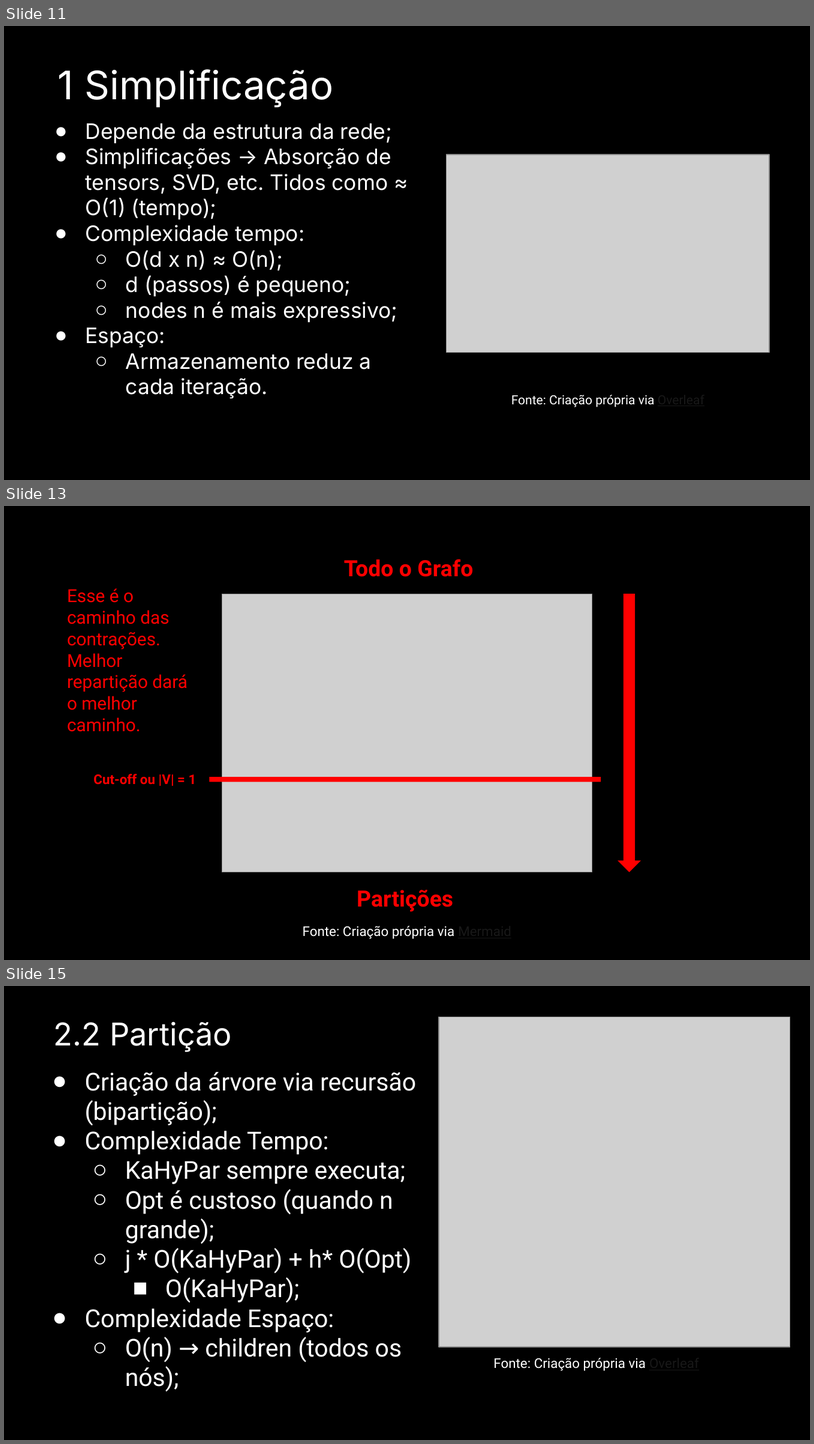
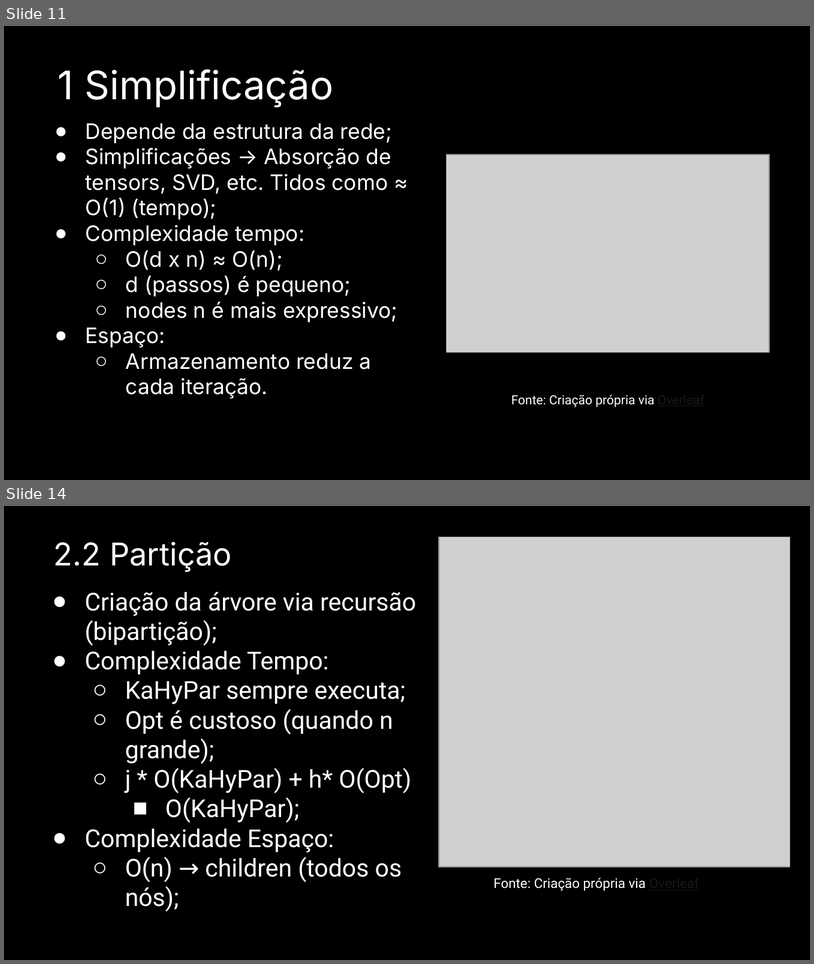
Before and after one commit to Dpbm/mestrado-aulas, a slide deck: algoritmos/projeto-seminario/Seminário.pptx. Shown one above the other, each under a label of ours: slides 11, 13 and 15 before the commit, slides 11 and 14 after it; the slides between them are not shown. The pictures are 814x1444 and 814x964 pixels, drawn with LibreOffice and Linux fonts; fonts in the diff are those of the drawing; grey boxes stand for pictures. Boxes give left, top, right and bottom in pixels: in the first picture for what was removed or moved away, otherwise in the second. Text is boxed around its words. In the diff, an @@ line names an element or a change of style, - is before the commit and + after.

```diff
--- a/algoritmos/projeto-seminario/Seminário.pptx
+++ b/algoritmos/projeto-seminario/Seminário.pptx
@@ slide 13 removed at [4, 506, 810, 960], background #000000 @@
@@ text removed at [344, 559, 473, 577] @@
-Todo o Grafo
@@ text removed at [67, 588, 188, 732] @@
-Esse é o caminho das contrações.
-Melhor repartição dará o melhor caminho.
@@ picture removed at [222, 594, 592, 872] @@
@@ down arrow removed at [618, 594, 641, 872] @@
@@ text removed at [93, 774, 197, 786] @@
-Cut-off ou |V| = 1
@@ rectangle removed at [210, 777, 602, 782] @@
@@ text removed at [357, 889, 453, 912] @@
-Partições
@@ text removed at [303, 925, 455, 939] @@
-Fonte: Criação própria via Mermaid
@@ what was slide 15 is now slide 14 @@
```
Also in this commit, not shown: 7 slides changed, 1 other file.
